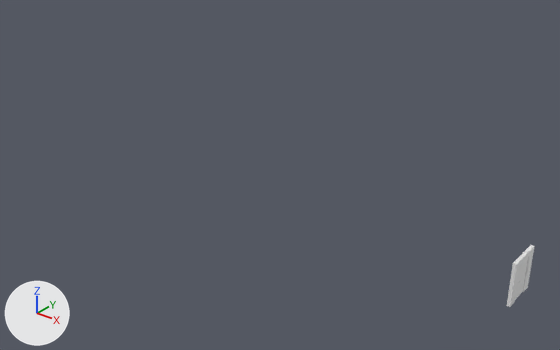
Renders of the FBX model MonkeyMadness/Assets/Art/mainLobby/Models/Door.fbx from each side of a commit.
Before and after are seen from a 50 mm camera at (7.54, -4.89, 4.49) aimed at (2.88, 0.94, 0.87). Every picture has the same lights, and +X, +Y and +Z are marked at lower left.
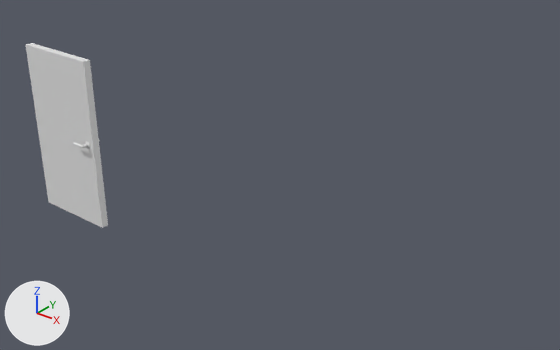
Location of each change, [x1, y1, x2, y2] in pixels of the pictures (560 x 350 px; the box of a moved part takes in the faces that stretch with it):
'Cube.015', reshaped, moved, rescaled (177% wider, 195% taller)
    before: [506, 245, 535, 307]
    after: [26, 43, 108, 228]
part 1 of me_cube_050, moved or reshaped (not visible before)
    after: [72, 141, 90, 148]
part 2 of me_cube_050, moved or reshaped
    before: [515, 258, 528, 300]
    after: [26, 43, 108, 228]
part 3 of me_cube_050, deleted
    before: [506, 245, 535, 307]

The change, as a diff of the scene's bpy script:
```diff
--- a/MonkeyMadness/Assets/Art/mainLobby/Models/Door.fbx.py
+++ b/MonkeyMadness/Assets/Art/mainLobby/Models/Door.fbx.py
@@ me_cube_050 @@
 me_cube_050.from_pydata(...)  # 302 vertices, 300 faces; spans x 347.0..373.0, y 0.0..228.0, z 98.0..298.0
 # used by ob_cube_015; location = (4.572, 2.076, 0.0); rotation_euler = (1.571, 0.0, 0.0), in degrees (90, 0, 0); scale = (0.00216, 0.00216, 0.00216)
+# me_cube_050 part 1: the loose piece of 135 vertices spanning x 347.0..356.0, y 99.0..107.0, z 223.0..243.0 is turned 90 degrees about the y axis through its middle, then moved by (-265.0, 0.0, -225.0)
+# me_cube_050 part 2: the loose piece of 8 vertices spanning x 356.0..364.0, y 0.0..200.0, z 147.0..249.0 is turned 90 degrees about the y axis through its middle, then moved by (-309.0, 0.0, -198.0)
+# me_cube_050 part 3: the loose piece of 24 vertices spanning x 351.0..369.0, y 0.0..228.0, z 98.0..298.0 is deleted
@@ ob_cube_015 @@
 ob_cube_015 = bpy.data.objects.new('Cube.015', me_cube_050)
-ob_cube_015.location = (4.572, 2.076, 0.0)
+ob_cube_015.location = (0.0, 0.0, 0.0)
 ob_cube_015.rotation_euler = (1.571, 0.0, 0.0)  # degrees (90, 0, 0)
-ob_cube_015.scale = (0.00216, 0.00216, 0.00216)
+ob_cube_015.scale = (0.01, 0.01, 0.01)
```
